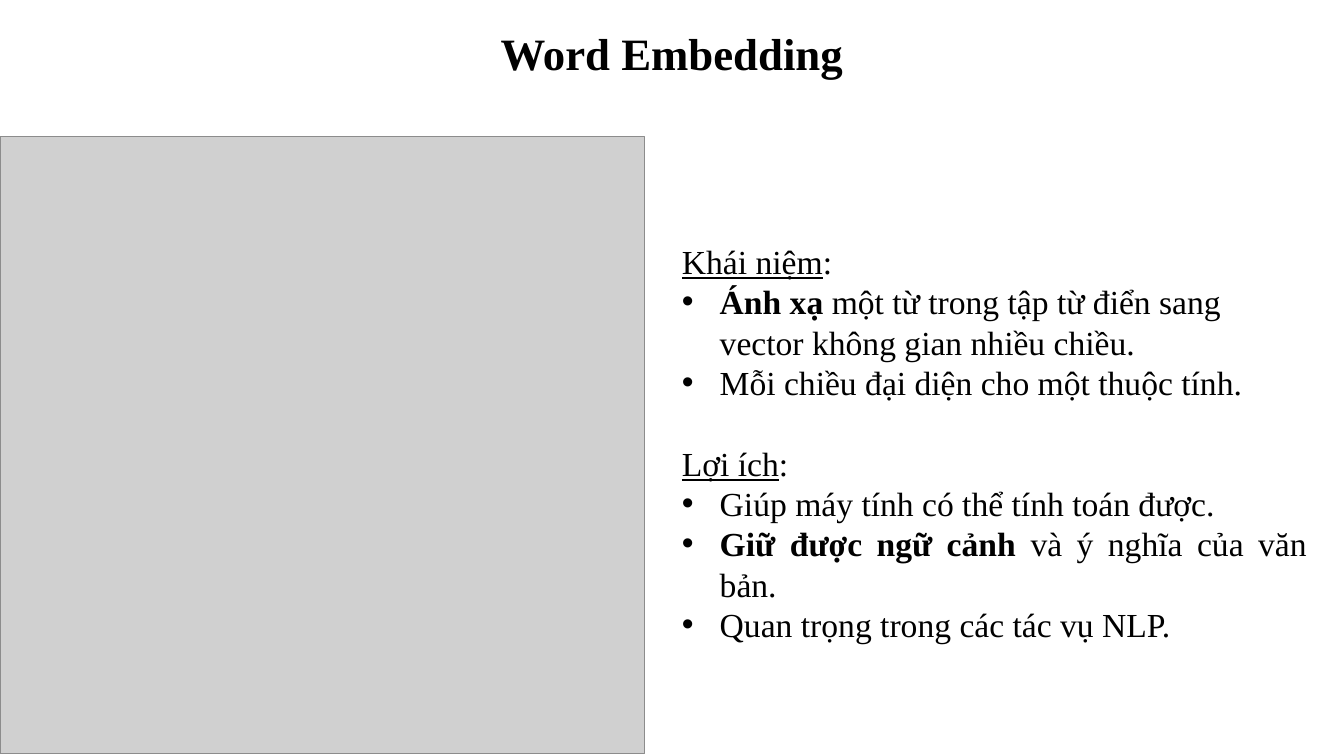
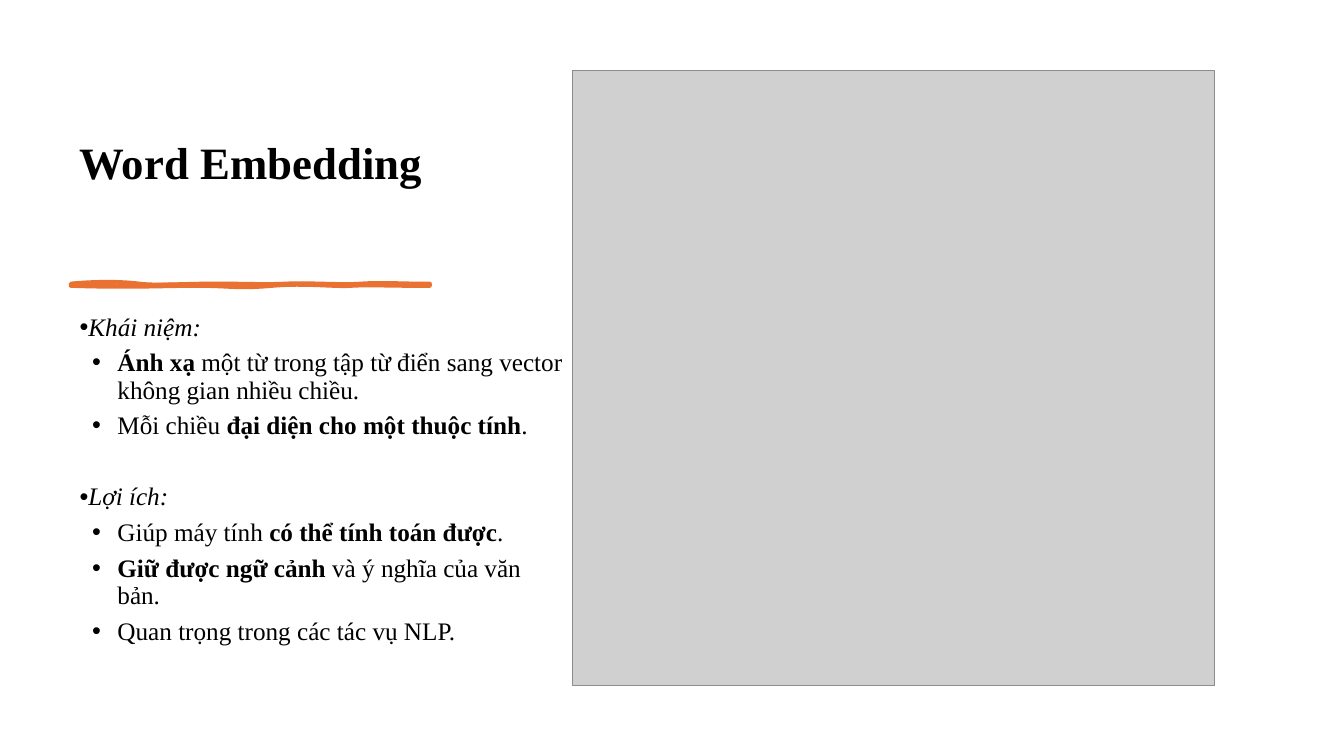
Before and after one commit to ngovanuc/Vietnamese_History_Chatbot, a slide deck: slide 15 of documents/slide bao cao.pptx. Drawn at 1344x756 pixels with LibreOffice and Linux fonts; fonts in the diff are those of the drawing; grey boxes stand for pictures. Boxes give left, top, right and bottom in pixels: in the first picture for what was removed or moved away, otherwise in the second. Text is boxed around its words. In the diff, an @@ line names an element or a change of style, - is before the commit and + after.

```diff
--- a/documents/slide bao cao.pptx
+++ b/documents/slide bao cao.pptx
@@ title "Word Embedding": place and size @@
-title "Word Embedding" at <box>501,39,843,80</box>
+title "Word Embedding" at <box>80,148,422,189</box>
@@ title "Word Embedding" at <box>80,148,422,189</box>: alignment centre to left @@
@@ picture: place and size @@
-picture at <box>0,137,645,754</box>
+picture at <box>573,71,1215,686</box>
@@ freeform shape added at <box>71,283,430,285</box>, fill #E97132, outline #E97132 3 pt @@
@@ text "Khái niệm:": place and size @@
-text "Khái niệm:" at <box>673,169,1318,716</box>
+text "Khái niệm:" at <box>88,318,562,646</box>
@@ text "Khái niệm:" at <box>88,318,562,646</box>: size 24 to 18 pt; italic on, underline off in "Khái niệm:", "Lợi ích:"; bold on in "đại diện cho một thuộc tính.", "có thể tính toán được."; bullet none to •; line spacing 1 to 0.9; more space between paragraphs; indent changed; alignment justified to left; vertical alignment middle to top; outline #FFFFFF 1.5 pt to none @@
```
Also in this commit, not shown: 31 other slides changed, 3 slides added, 3 slides removed.
